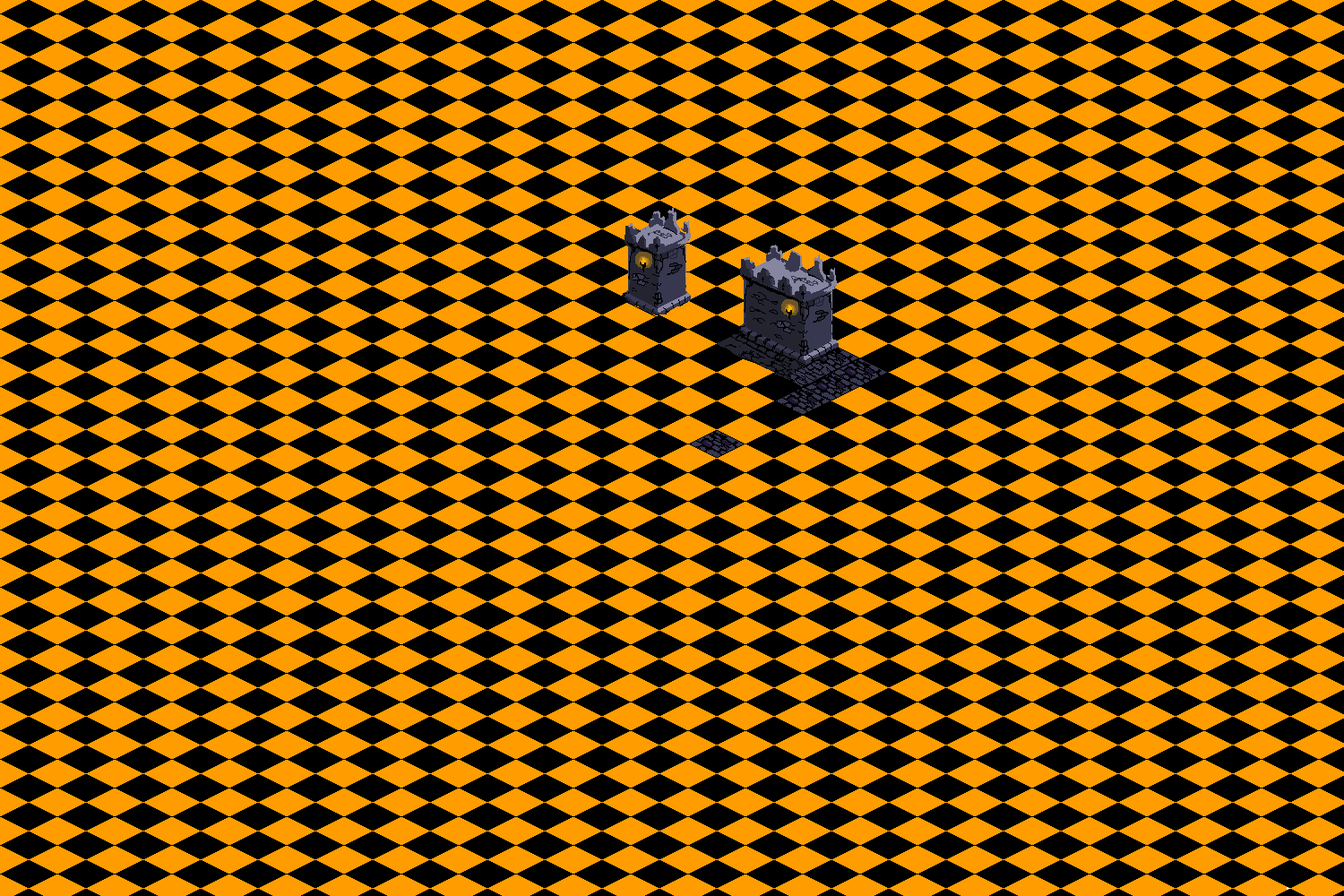
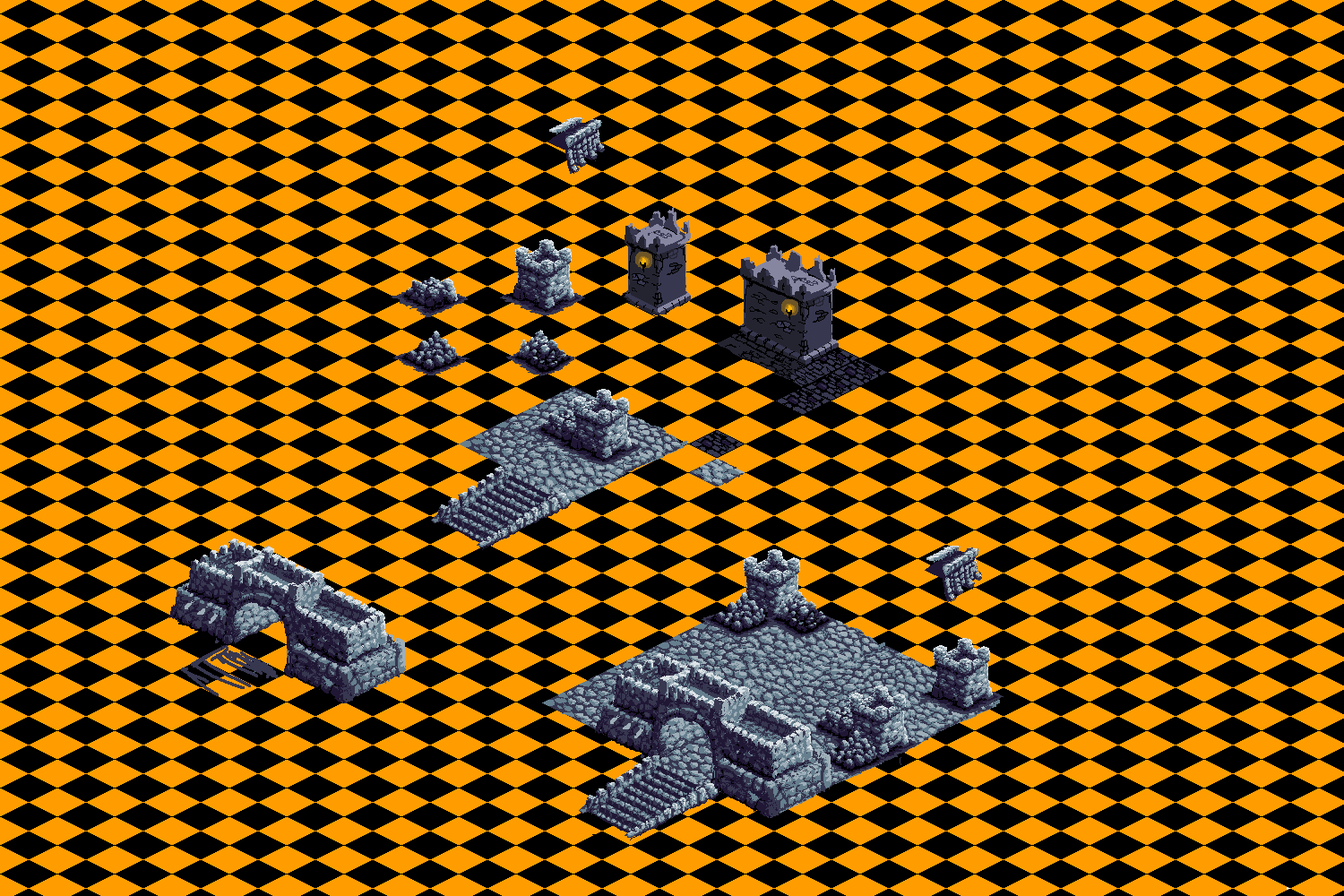
Comparing the layer stacks of the two 1344 x 896 images. Changes:
added layer "Pasted Layer" above "Doodads" over (924, 545, 982, 602)
painted on "Walls & Cliffs" over (169, 117, 1004, 841)
painted on "Floor Tiles" over (458, 386, 1000, 817)
